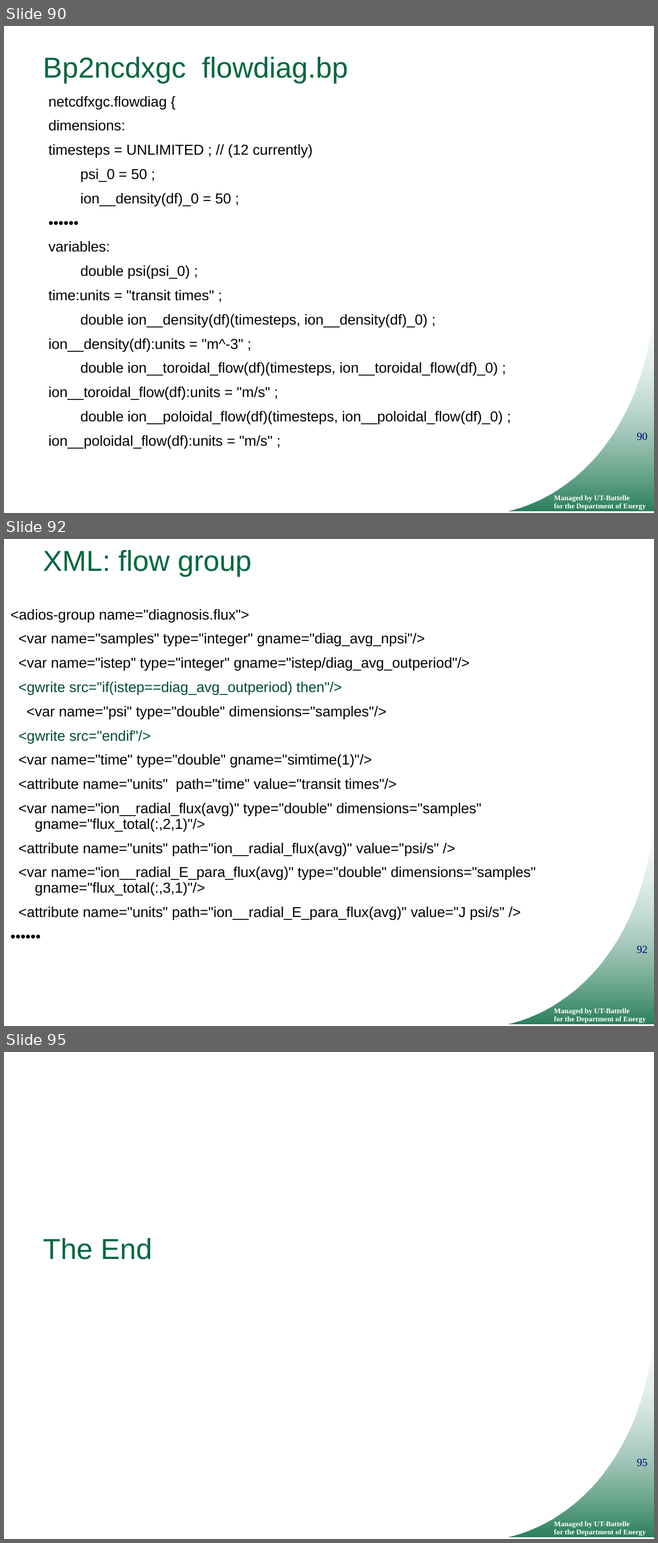
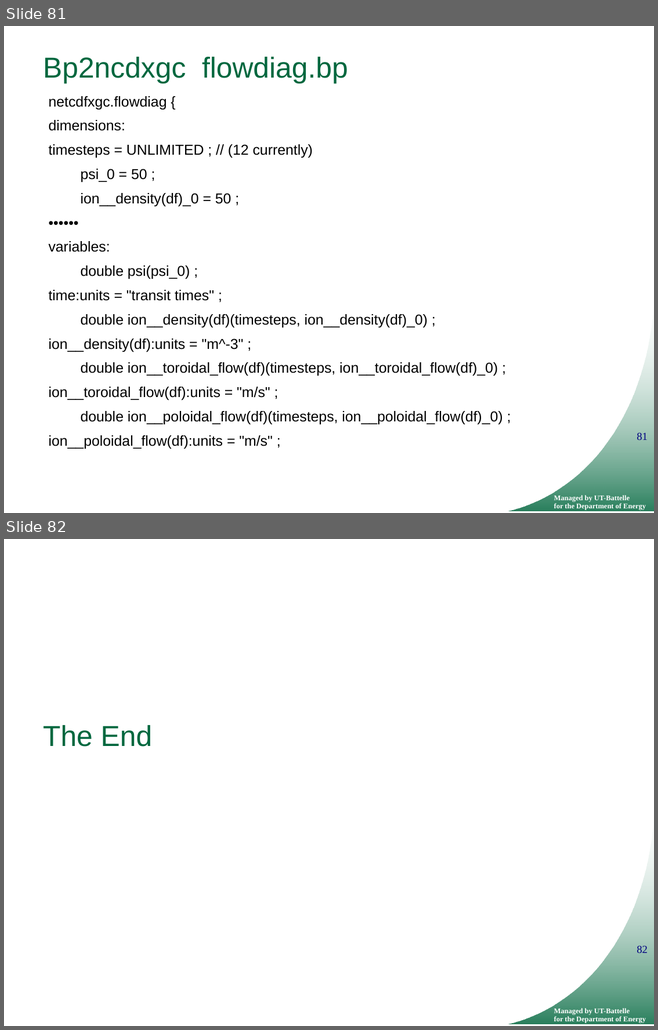
Before and after one commit to ornladios/ADIOS, a slide deck: tutorial/adios_api_scidac_tutorial.pptx. Shown one above the other, each under a label of ours: slides 90, 92 and 95 before the commit, slides 81 and 82 after it; the slides between them are not shown. The pictures are 658x1543 and 658x1030 pixels, drawn with LibreOffice and Linux fonts; fonts in the diff are those of the drawing; background and template pictures are left out. Boxes give left, top, right and bottom in pixels: in the first picture for what was removed or moved away, otherwise in the second. Text is boxed around its words. In the diff, an @@ line names an element or a change of style, - is before the commit and + after.

```diff
--- a/tutorial/adios_api_scidac_tutorial.pptx
+++ b/tutorial/adios_api_scidac_tutorial.pptx
@@ slide 92 removed at [4,539,654,1026], background #FFFFFF; not listed: 3 template elements that a slide beside it also shows @@
@@ title removed at [43,550,251,577] @@
-XML: flow group
@@ text removed at [10,609,535,920] @@
-<adios-group name="diagnosis.flux">
-<var name="samples" type="integer" gname="diag_avg_npsi"/>
-<var name="istep" type="integer" gname="istep/diag_avg_outperiod"/>
-<gwrite src="if(istep==diag_avg_outperiod) then"/>
-<var name="psi" type="double" dimensions="samples"/>
-<gwrite src="endif"/>
-<var name="time" type="double" gname="simtime(1)"/>
-<attribute name="units" path="time" value="transit times"/>
-<var name="ion__radial_flux(avg)" type="double" dimensions="samples" gname="flux_total(:,2,1)"/>
-<attribute name="units" path="ion__radial_flux(avg)" value="psi/s" />
-<var name="ion__radial_E_para_flux(avg)" type="double" dimensions="samples" gname="flux_total(:,3,1)"/>
-<attribute name="units" path="ion__radial_E_para_flux(avg)" value="J psi/s" />
-••••••
@@ what was slide 90 is now slide 81 @@
@@ page number at [636,433,647,440]: text changed @@
-90
+81
@@ what was slide 95 is now slide 82 @@
@@ page number at [636,946,647,953]: text changed @@
-95
+82
```
Also in this commit, not shown: 23 slides changed, 2 slides added, 13 other slides removed.
